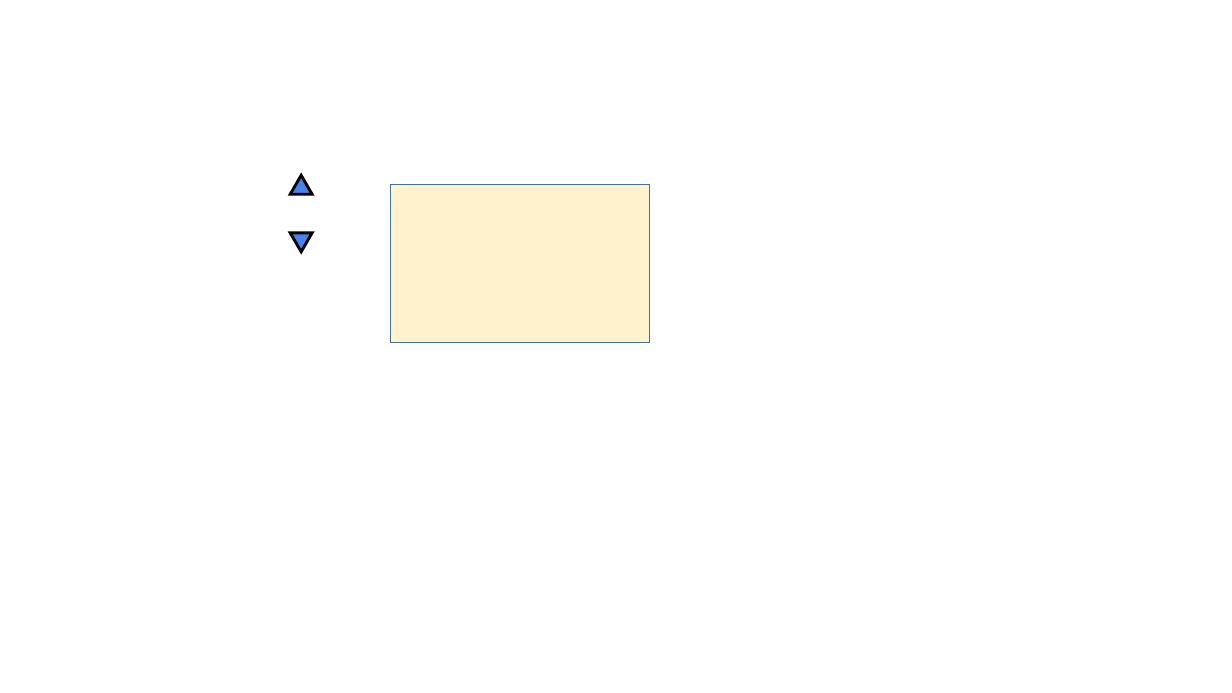
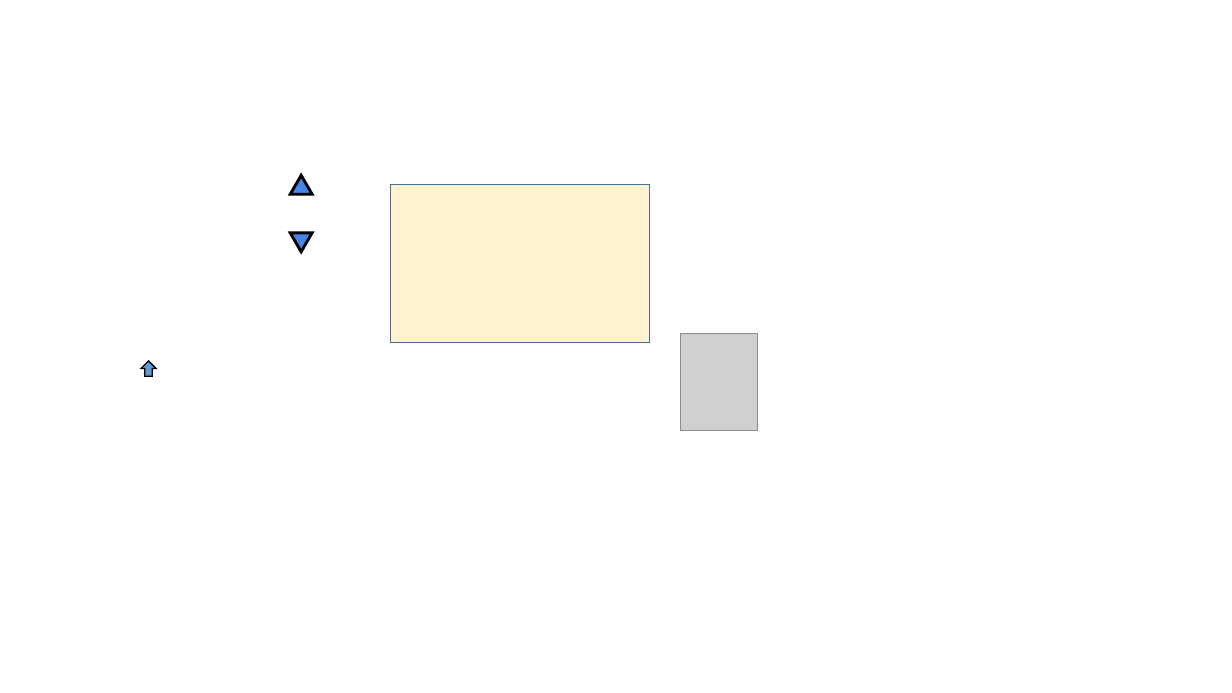
Before and after one commit to twgardner2/redditClone, a slide deck: slide 1 of shapes.pptx. Drawn at 1232x693 pixels with LibreOffice and Linux fonts; fonts in the diff are those of the drawing; grey boxes stand for pictures. Boxes give left, top, right and bottom in pixels: in the first picture for what was removed or moved away, otherwise in the second. Text is boxed around its words. In the diff, an @@ line names an element or a change of style, - is before the commit and + after.

```diff
--- a/shapes.pptx
+++ b/shapes.pptx
@@ picture added at (680,334,757,431) @@
@@ right arrow added at (141,361,156,377), fill #5B9BD5, outline #000000 1 pt @@
```
Also in this commit, not shown: 5 other files.
